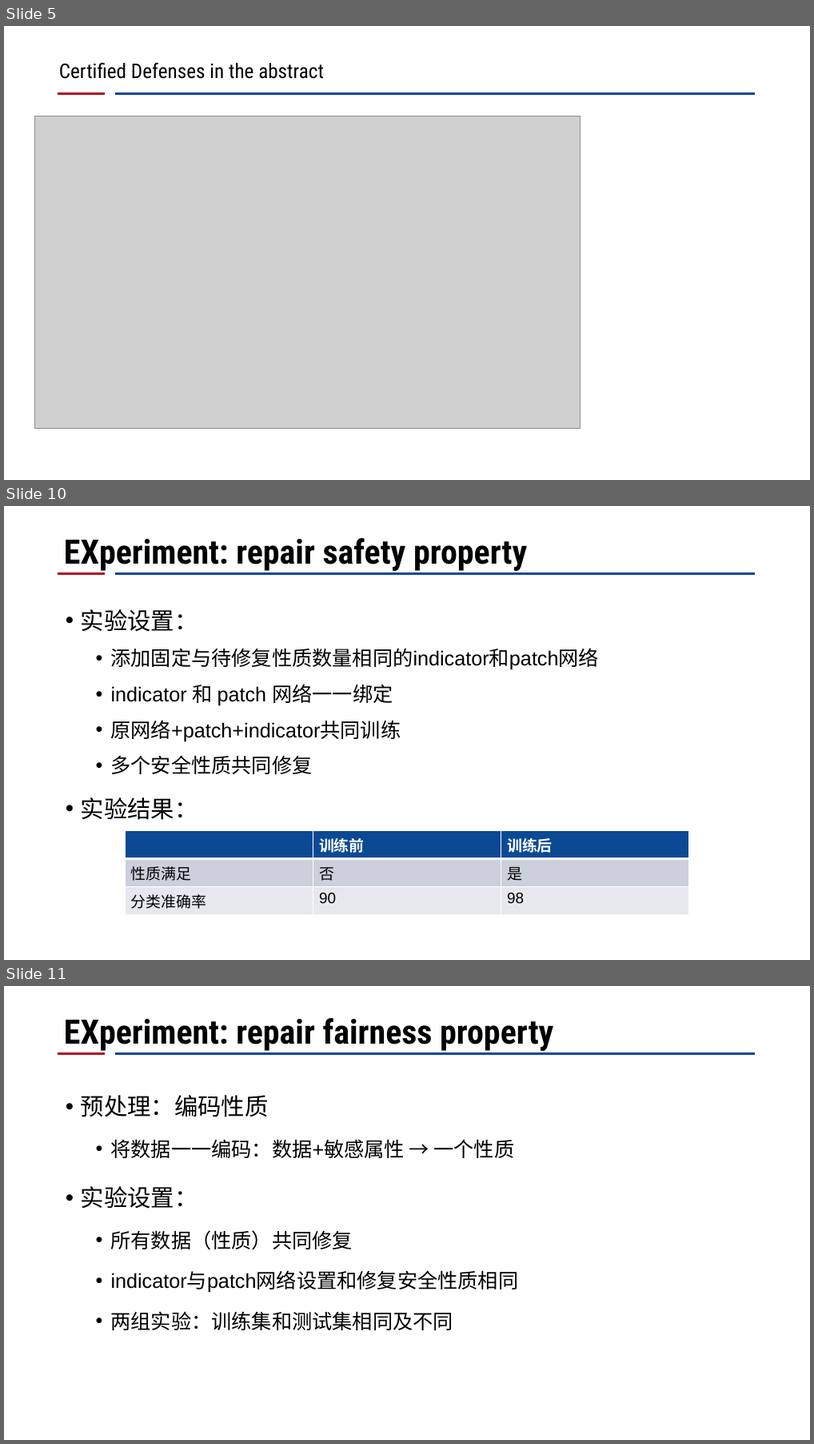
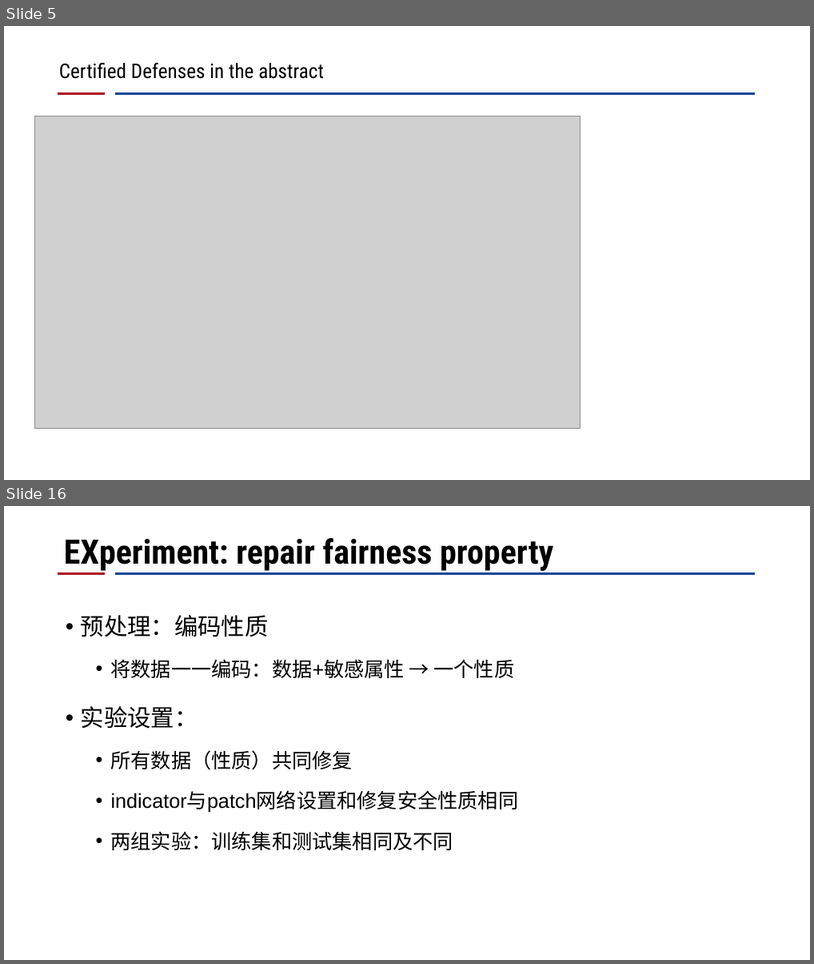
Before and after one commit to CRhapsody/Presentation_Slides, a slide deck: certified defense.pptx. Shown one above the other, each under a label of ours: slides 5, 10 and 11 before the commit, slides 5 and 16 after it; the slides between them are not shown. The pictures are 814x1444 and 814x964 pixels, drawn with LibreOffice and Linux fonts; fonts in the diff are those of the drawing; grey boxes stand for pictures; background and template pictures are left out. Boxes give left, top, right and bottom in pixels: in the first picture for what was removed or moved away, otherwise in the second. Text is boxed around its words. In the diff, an @@ line names an element or a change of style, - is before the commit and + after.

```diff
--- a/certified defense.pptx
+++ b/certified defense.pptx
@@ slide 10 removed at [4, 506, 810, 960], background #FFFFFF; not listed: 2 template elements that a slide beside it also shows @@
@@ title removed at [64, 538, 527, 571] @@
-EXperiment: repair safety property
@@ text removed at [81, 609, 599, 820] @@
-• 实验设置：
-  • 添加固定与待修复性质数量相同的indicator和patch网络
-  • indicator 和 patch 网络一一绑定
-  • 原网络+patch+indicator共同训练
-  • 多个安全性质共同修复
-• 实验结果：
@@ table removed at [125, 830, 690, 912], 3 rows, 3 columns @@
- | 训练前 | 训练后
-性质满足 | 否 | 是
-分类准确率 | 90 | 98
@@ what was slide 11 is now slide 16 @@
```
Also in this commit, not shown: 4 slides changed, 8 slides added, 2 other slides removed.
